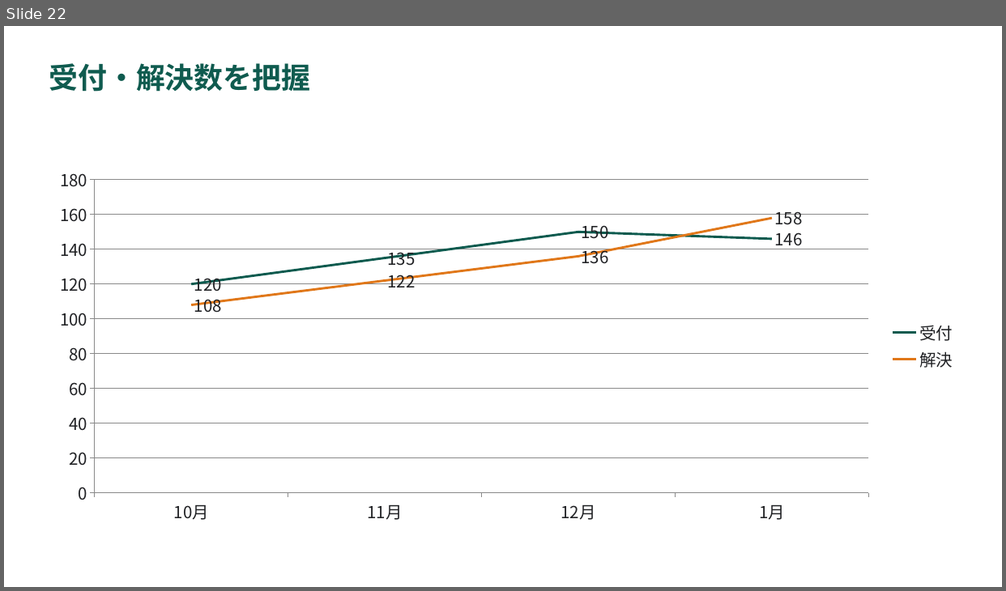
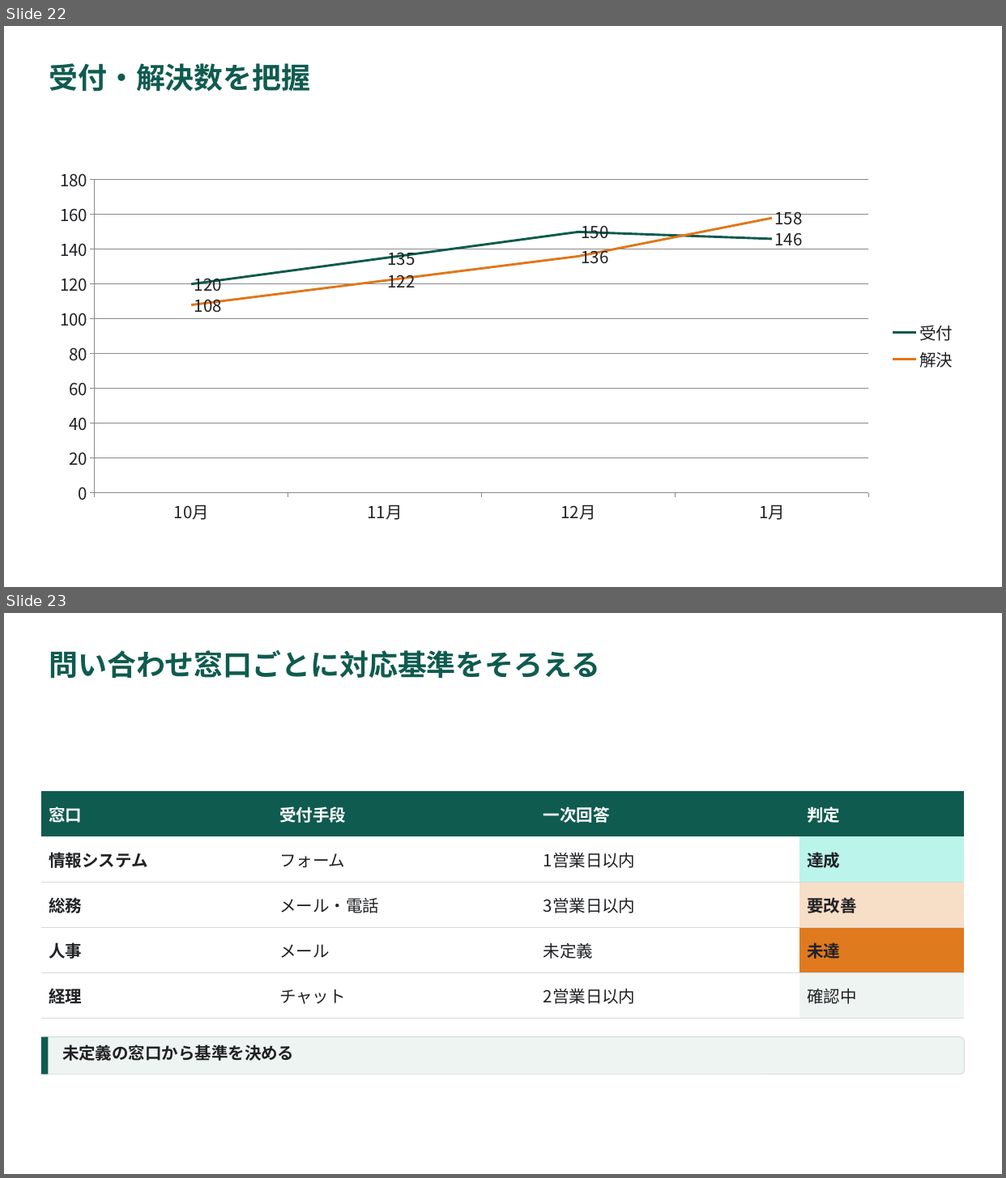
Before and after one commit to YHirano7/Artifacts, a slide deck: skills/pptx-deck/examples/component-gallery/component-gallery.pptx. Shown one above the other, each under a label of ours: slide 22 before the commit, slides 22 and 23 after it. The pictures are 1006x591 and 1006x1178 pixels, drawn with LibreOffice and Linux fonts; fonts in the diff are those of the drawing. Boxes give left, top, right and bottom in pixels: in the first picture for what was removed or moved away, otherwise in the second. Text is boxed around its words. In the diff, an @@ line names an element or a change of style, - is before the commit and + after.

```diff
--- a/skills/pptx-deck/examples/component-gallery/component-gallery.pptx
+++ b/skills/pptx-deck/examples/component-gallery/component-gallery.pptx
@@ slide 23 added at box(4, 613, 1002, 1174), background #FFFFFF @@
@@ title added at box(49, 650, 600, 679), 28 pt, text #0F5B4F, bold @@
+問い合わせ窓口ごとに対応基準をそろえる
@@ table added at box(41, 791, 964, 1018), 5 rows, 4 columns @@
+窓口 | 受付手段 | 一次回答 | 判定
+情報システム | フォーム | 1営業日以内 | 達成
+総務 | メール・電話 | 3営業日以内 | 要改善
+人事 | メール | 未定義 | 未達
+経理 | チャット | 2営業日以内 | 確認中
@@ rounded rectangle added at box(41, 1037, 965, 1075), fill #EEF4F2, outline #D9D9D9 0.75 pt @@
@@ rectangle added at box(41, 1037, 49, 1075), fill #0F5B4F @@
@@ text added at box(62, 1045, 294, 1061), 16 pt, text #202124, bold @@
+未定義の窓口から基準を決める
```
Also in this commit, not shown: 10 other slides added, 26 other files.
